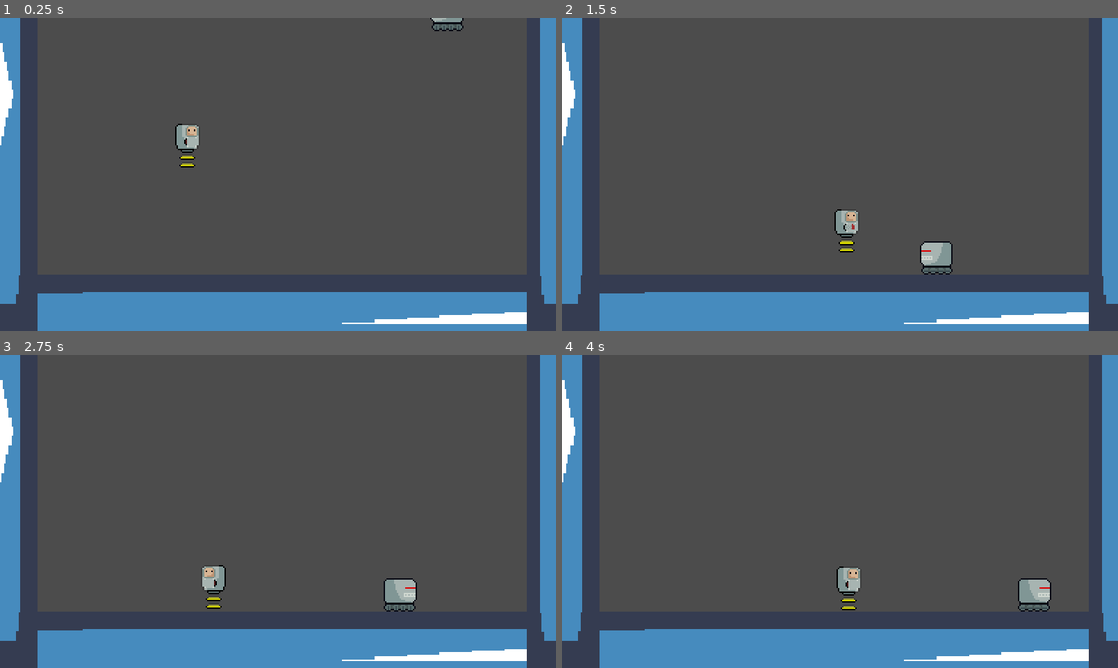
Above: before the commit, frames 1-4 (two rows, left to right).
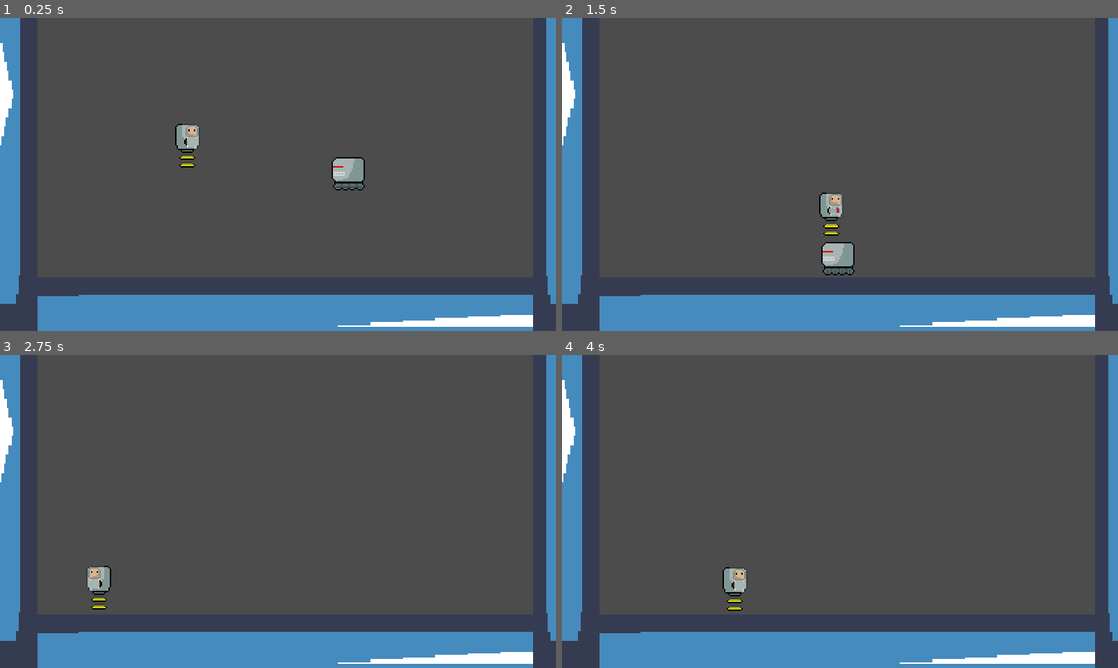
Above: after the commit, the same moments.

Repository: bruhrator420/MAD-Game-Jam-Project
Game: Godot game, scene res://Scenes/Level.tscn
The game is run twice, just before and just after one commit, with the same random seed, the same clock (stepped at 60 frames per second) and the same inputs. The project has no main scene, so this scene is started directly. The engine's default icon, where the game draws it, is replaced by a stand-in: a white triangle on a blue panel in a dark square.
Inputs:
- Up to frame 1 (0.25 s): no input
- Up to frame 2 (1.5 s): hold Right (ui_right) from 0.53 s (still down); tap X (attack) at 0.6, 1.35 s; tap Space (jump) at 0.77 s
- Up to frame 3 (2.75 s): tap Space (jump) at 1.52 s; release Right (ui_right) at 2.03 s; hold Left (ui_left) from 2.03 s (still down); tap X (attack) at 2.1 s
- Up to frame 4 (4 s): release Left (ui_left) at 2.78 s; hold Right (ui_right) from 2.78 s (still down); tap X (attack) at 2.85, 3.6 s; tap Space (jump) at 3.02, 3.77 s

The runs differ from the first frame. In frame 1, 3.2% of the frame differs, in the area x 6-99%, y 0-100%; in frame 2, 4.3%; in frame 3, 3.9%; in frame 4, 3.8%.

Commit message:
put the enemy script in right folder and ACTUALLY add a default anim

Diff:
--- a/Project/Scenes/Enemy.tscn
+++ b/Project/Scenes/Enemy.tscn
@@ -1,7 +1,7 @@
 [gd_scene load_steps=10 format=2]
 
 [ext_resource path="res://Assets/Sprites/Enemy.png" type="Texture" id=1]
-[ext_resource path="res://Scenes/Enemy.gd" type="Script" id=2]
+[ext_resource path="res://Scripts/Enemy.gd" type="Script" id=2]
 
 [sub_resource type="AtlasTexture" id=1]
 atlas = ExtResource( 1 )
@@ -39,7 +39,7 @@
 [node name="AnimatedSprite" type="AnimatedSprite" parent="."]
 position = Vector2( 0, -11 )
 frames = SubResource( 5 )
-frame = 3
+frame = 1
 playing = true
 
 [node name="CollisionShape2D" type="CollisionShape2D" parent="."]
--- a/Project/Scenes/Level.tscn
+++ b/Project/Scenes/Level.tscn
@@ -5,21 +5,21 @@
 [ext_resource path="res://Scenes/Enemy.tscn" type="PackedScene" id=3]
 
 [sub_resource type="RectangleShape2D" id=1]
-extents = Vector2( 715.92, 32 )
+extents = Vector2( 104.84, 21.5 )
 
 [sub_resource type="RectangleShape2D" id=2]
-extents = Vector2( 32, 205.5 )
+extents = Vector2( 20, 217.25 )
 
 [node name="Node2D" type="Node2D"]
 
 [node name="Enemy" parent="." instance=ExtResource( 3 )]
-position = Vector2( 554, 149 )
+position = Vector2( 486, 259 )
 
 [node name="StaticBody2D" type="StaticBody2D" parent="."]
 position = Vector2( 183, 410 )
 
 [node name="Sprite" type="Sprite" parent="StaticBody2D"]
-position = Vector2( 535, -46 )
+position = Vector2( 532, -44 )
 scale = Vector2( 22.4063, 1 )
 texture = ExtResource( 2 )
 
@@ -30,21 +30,22 @@
 texture = ExtResource( 2 )
 
 [node name="Sprite3" type="Sprite" parent="StaticBody2D"]
-position = Vector2( 448, -205 )
+position = Vector2( 452, -205.102 )
 rotation = 1.5708
 scale = Vector2( 6.40942, 1 )
 texture = ExtResource( 2 )
 
 [node name="CollisionShape2D" type="CollisionShape2D" parent="StaticBody2D"]
-position = Vector2( 533.08, -46 )
+position = Vector2( 534.5, -56 )
+scale = Vector2( 6.84375, 1 )
 shape = SubResource( 1 )
 
 [node name="CollisionShape2D2" type="CollisionShape2D" parent="StaticBody2D"]
-position = Vector2( 46, -205.5 )
+position = Vector2( 58, -191.75 )
 shape = SubResource( 2 )
 
 [node name="CollisionShape2D3" type="CollisionShape2D" parent="StaticBody2D"]
-position = Vector2( 448, -204 )
+position = Vector2( 440, -200 )
 shape = SubResource( 2 )
 
 [node name="KinematicBody2D" parent="." instance=ExtResource( 1 )]
--- a/Project/Scenes/Player.tscn
+++ b/Project/Scenes/Player.tscn
@@ -6,6 +6,18 @@
 [sub_resource type="AtlasTexture" id=10]
 atlas = ExtResource( 1 )
 region = Rect2( 0, 32, 21, 32 )
+
+[sub_resource type="AtlasTexture" id=3]
+atlas = ExtResource( 1 )
+region = Rect2( 0, 32, 21, 32 )
+
+[sub_resource type="AtlasTexture" id=4]
+atlas = ExtResource( 1 )
+region = Rect2( 21, 32, 21, 32 )
+
+[sub_resource type="AtlasTexture" id=5]
+atlas = ExtResource( 1 )
+region = Rect2( 42, 32, 21, 32 )
 
 [sub_resource type="AtlasTexture" id=6]
 atlas = ExtResource( 1 )
@@ -19,34 +31,22 @@
 atlas = ExtResource( 1 )
 region = Rect2( 42, 0, 21, 32 )
 
-[sub_resource type="AtlasTexture" id=3]
-atlas = ExtResource( 1 )
-region = Rect2( 0, 32, 21, 32 )
-
-[sub_resource type="AtlasTexture" id=4]
-atlas = ExtResource( 1 )
-region = Rect2( 21, 32, 21, 32 )
-
-[sub_resource type="AtlasTexture" id=5]
-atlas = ExtResource( 1 )
-region = Rect2( 42, 32, 21, 32 )
-
 [sub_resource type="SpriteFrames" id=2]
 animations = [ {
 "frames": [ SubResource( 10 ) ],
-"loop": false,
+"loop": true,
 "name": "default",
-"speed": 1.0
+"speed": 5.0
+}, {
+"frames": [ SubResource( 3 ), SubResource( 4 ), SubResource( 5 ) ],
+"loop": true,
+"name": "walk",
+"speed": 5.0
 }, {
 "frames": [ SubResource( 6 ), SubResource( 7 ), SubResource( 8 ) ],
 "loop": true,
 "name": "attack",
 "speed": 10.0
-}, {
-"frames": [ SubResource( 3 ), SubResource( 4 ), SubResource( 5 ) ],
-"loop": true,
-"name": "walk",
-"speed": 5.0
 } ]
 
 [sub_resource type="CapsuleShape2D" id=1]
Renamed: Project/Scenes/Enemy.gd -> Project/Scripts/Enemy.gd
